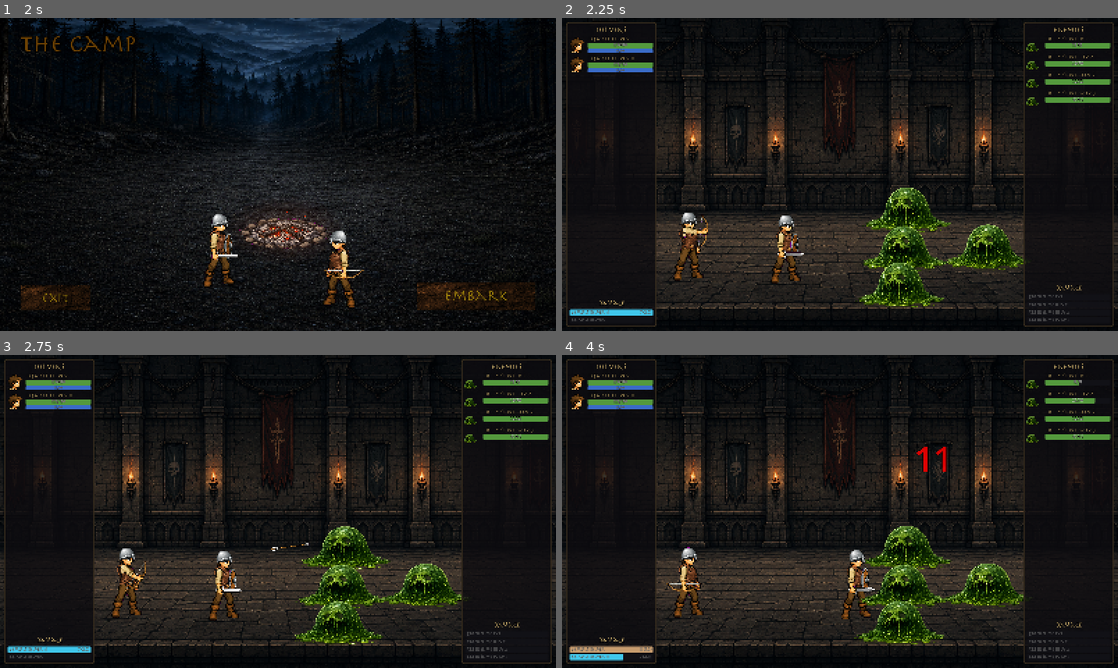
Above: before the commit, frames 1-4 (two rows, left to right).
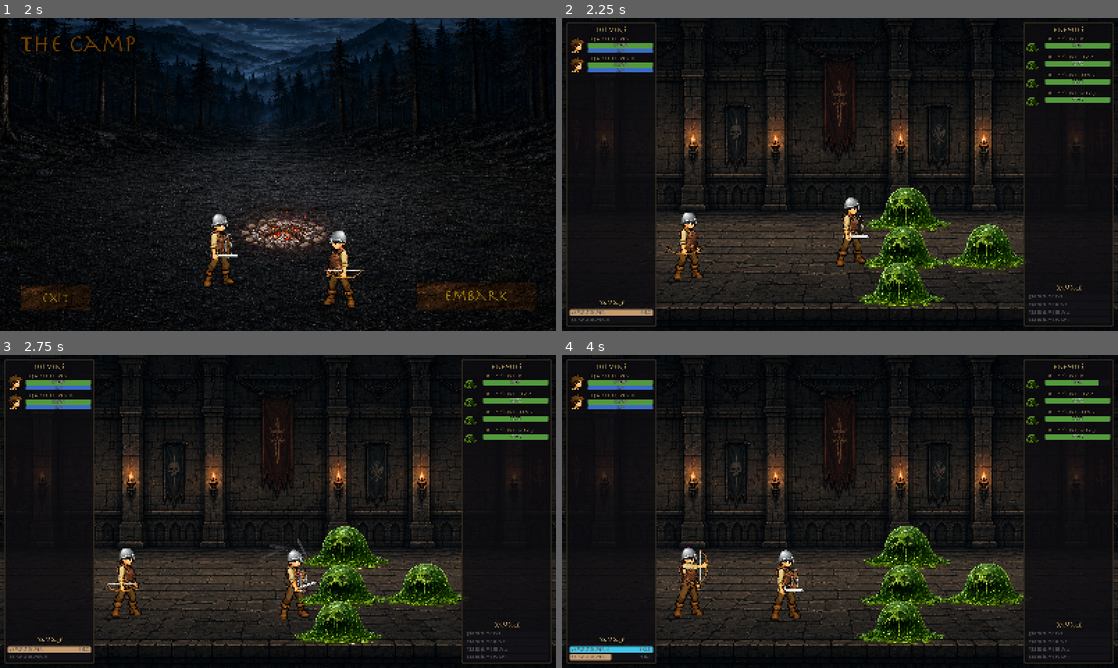
Above: after the commit, the same moments.

Repository: nexzitar/delvers
Game: Godot game, scene res://scenes/menus/menu.tscn
The game is run twice, just before and just after one commit, with the same random seed, the same clock (stepped at 60 frames per second) and the same inputs. Sound files missing from this copy of the repository are replaced by a short silence.
Inputs (mouse positions are in pixels of both pictures, inside the frame that each line leads up to):
- Up to frame 1 (2 s): click "Enter" at 0.5 s; tap Enter at 1.25 s; move the mouse to (400, 158) at 1.27 s; click (400, 158) at 1.42 s
- Up to frame 2 (2.25 s): click "Embark" at 2 s
- Up to frame 3 (2.75 s): no input
- Up to frame 4 (4 s): drag from (728, 527) to (812, 574) at 2.77 s; move the mouse to (895, 442) at 3.52 s; click (895, 442) at 3.67 s

Frame 1 is identical in both runs. In frame 2, 1.8% of the frame differs, in the area x 1-56%, y 57-97%; in frame 3, 1.9%; in frame 4, 2.4%, in the area x 1-99%, y 8-98%.

Commit message:
Ranged attacks wind up standing still.
Projectile skills with requires_stationary start a cast instead of
striking instantly: CAST_START, the caster locked in place for the
wind-up (0.3s instants, 0.5s cast-time skills), then CAST_FINISH and
the hit — fizzling harmlessly if the target died or broke range/LoS
mid-cast.

Co-Authored-By: Claude Fable 5 <noreply@anthropic.com>

Diff:
--- /dev/null
+++ b/capture/test_stationary_cast.gd
@@ -0,0 +1,57 @@
+extends Node
+
+## Ranged attacks wind up standing still: CAST_START precedes the
+## arrow's DAMAGE by the wind-up, with no archer movement in between.
+
+func _ready():
+	var bow = load("res://resources/gear/starter_bow.tres")
+	var arrow_shot = load("res://resources/skills/arrow_shot.tres")
+
+	var archer_t = load("res://resources/heroes/default_delver.tres").duplicate(true)
+	archer_t.equipped = {Equip.Position.MAIN_HAND: bow}
+	var skills_arr: Array[SkillDefinition] = [arrow_shot]
+	archer_t.starting_skills = skills_arr
+
+	var slime_t = load("res://resources/enemies/green_slime.tres")
+
+	var combat = CombatState.new()
+	combat.setup_combat([archer_t], [slime_t])
+	var archer_id = combat.heroes[0].entity_id
+
+	var steps := 0
+	while combat.combat_log.events.all(
+		func(e): return (
+			e.type != CombatEvent.EventType.DAMAGE
+			or e.source_id != archer_id
+		)
+	):
+		combat.update(0.1)
+		steps += 1
+		assert(steps < 600, "combat progresses")
+
+	var cast_start_t := -1.0
+	var damage_t := -1.0
+	var has_finish := false
+	for e in combat.combat_log.events:
+		if e.type == CombatEvent.EventType.CAST_START \
+				and e.source_id == archer_id and cast_start_t < 0.0:
+			cast_start_t = e.time
+		if e.type == CombatEvent.EventType.CAST_FINISH and e.source_id == archer_id:
+			has_finish = true
+		if e.type == CombatEvent.EventType.DAMAGE \
+				and e.source_id == archer_id and damage_t < 0.0:
+			damage_t = e.time
+
+	assert(cast_start_t >= 0.0, "cast started")
+	assert(has_finish, "cast finished")
+	assert(damage_t >= cast_start_t + 0.29, "wind-up before the arrow")
+
+	for e in combat.combat_log.events:
+		if e.type == CombatEvent.EventType.MOVE and e.entity_id == archer_id:
+			assert(
+				e.time <= cast_start_t + 0.001 or e.time >= damage_t,
+				"stationary while casting"
+			)
+
+	print("PASS stationary cast")
+	get_tree().quit()
--- /dev/null
+++ b/capture/test_stationary_cast.tscn
@@ -0,0 +1,6 @@
+[gd_scene load_steps=2 format=3]
+
+[ext_resource type="Script" path="res://capture/test_stationary_cast.gd" id="1"]
+
+[node name="TestStationaryCast" type="Node"]
+script = ExtResource("1")
--- a/scripts/combat/combat_entity.gd
+++ b/scripts/combat/combat_entity.gd
@@ -34,6 +34,7 @@
 var statuses: Array = []
 var is_casting: bool = false
 var cast_remaining: float = 0.0
+var casting_skill: SkillDefinition = null
 var weapon_reach: float = 48.0
 
 var team: Team
@@ -87,6 +88,14 @@
 	if is_stunned():
 		return
 
+	# A cast in flight locks the caster in place until it resolves.
+	if is_casting:
+		cast_remaining -= delta
+		if cast_remaining <= 0.0:
+			is_casting = false
+			_finish_cast(combat_state)
+		return
+
 	combat_state.validate_target(self)
 	var target = combat_state.entity_by_id(target_id)
 	if target == null:
@@ -102,7 +111,15 @@
 	# swing only fires (and resets the timer) in range.
 	attack_timer -= delta
 	if attack_timer <= 0.0 and in_range:
-		perform_auto_attack(combat_state, target)
+		var skill = skills[0]
+		if (
+			skill
+			and skill.requires_stationary
+			and skill.delivery_type == SkillDefinition.DeliveryType.PROJECTILE
+		):
+			_start_cast(combat_state, skill)
+		else:
+			perform_auto_attack(combat_state, target)
 		attack_timer = attack_interval
 
 	if off_weapon:
@@ -111,6 +128,32 @@
 			perform_off_hand_attack(combat_state, target)
 			off_attack_timer = off_weapon.attack_speed
 
+
+## Ranged wind-up: instants get a short draw, real casts a longer one.
+func _start_cast(combat_state, skill):
+	is_casting = true
+	casting_skill = skill
+	cast_remaining = (
+		0.3 if skill.cast_type == SkillDefinition.CastType.INSTANT else 0.5
+	)
+	combat_state.stop_movement(self)
+	combat_state.combat_log.add_event(CombatEvent.create_cast_start(
+		entity_id, target_id, combat_state.combat_time, skill
+	))
+
+func _finish_cast(combat_state):
+	var skill = casting_skill
+	casting_skill = null
+	combat_state.combat_log.add_event(CombatEvent.create_cast_finish(
+		entity_id, combat_state.combat_time, skill
+	))
+	var target = combat_state.entity_by_id(target_id)
+	if target == null or not target.alive:
+		return
+	# The target may have broken range or line of sight mid-cast.
+	if not combat_state.can_use_skill_on(self, skill, target):
+		return
+	perform_auto_attack(combat_state, target)
 
 func perform_auto_attack(combat_state, target):
 	var weapon_hit := 0
--- a/scripts/combat/combat_event.gd
+++ b/scripts/combat/combat_event.gd
@@ -110,6 +110,29 @@
 	return event
 
 
+static func create_cast_start(source_id: int, target_id_: int, sim_time: float, skill_: SkillDefinition) -> CombatEvent:
+	var event = CombatEvent.new()
+	event.type = EventType.CAST_START
+	event.source_id = source_id
+	event.entity_id = source_id
+	event.target_id = target_id_
+	event.time = sim_time
+	event.skill = skill_
+	event.skill_name = skill_.skill_name if skill_ else ""
+	return event
+
+
+static func create_cast_finish(source_id: int, sim_time: float, skill_: SkillDefinition) -> CombatEvent:
+	var event = CombatEvent.new()
+	event.type = EventType.CAST_FINISH
+	event.source_id = source_id
+	event.entity_id = source_id
+	event.time = sim_time
+	event.skill = skill_
+	event.skill_name = skill_.skill_name if skill_ else ""
+	return event
+
+
 static func create_telegraph(
 		source_id: int,
 		sim_time: float,
